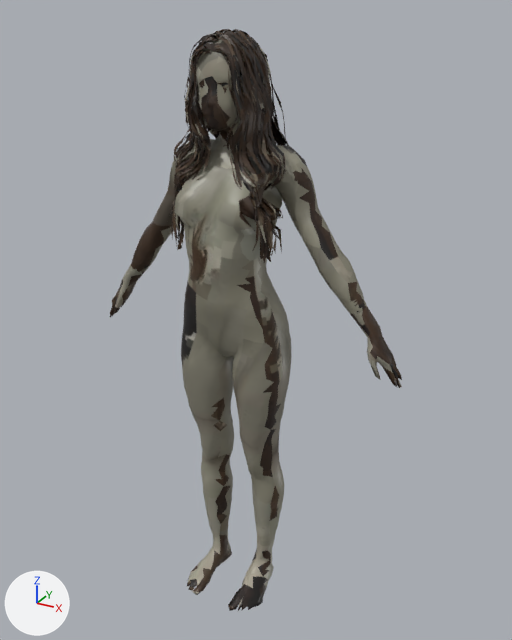
A saved change to the glTF model game/public/assets/models/zombie-body-pale-revenant-t25.glb.
Camera for both pictures: a camera (50 mm lens) standing at (0.925, -1.513, 1.705) and looking at (0.042, 0.091, 0.903). The axes (+X, +Y, +Z) are drawn at lower left. The lights are the same throughout. The first picture is the older version. Vertices at exactly the same position are counted once.

Objects in the first picture: 'ZombieBody'.
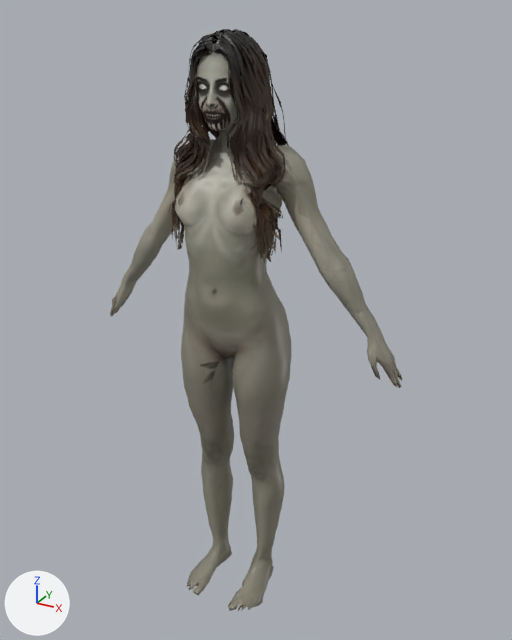
The edits, one by one:
me_zombiebody is used by ob_zombiebody; location (0.0, 0.0, 0.0).
me_zombiebody had 10231 vertices, 14954 faces and spanned x -0.47..0.48, y -0.11..0.18, z 0.0..1.66.
me_zombiebody now has 10245 vertices, 14956 faces and spans x -0.47..0.48, y -0.11..0.18, z 0.0..1.66.
me_zombiebody part 1: 344 vertices moved within x -0.45..0.46, y -0.11..0.17, z 0.01..1.66; 621 vertices removed from x -0.46..0.46, y -0.09..0.17, z 0.0..1.66; 635 vertices added at x -0.45..0.46, y -0.1..0.17, z 0.0..1.65.
me_zombiebody part 2: 10367 kept faces spanning x -0.47..0.48, y -0.11..0.18, z 0.0..1.66 get new texture (UV) coordinates.

Boxes [x1, y1, x2, y2] around the edits, measured in the pictures (512 x 640 px; the box of a moved part takes in the faces that stretch with it):
part 1 of me_zombiebody, moved or reshaped: before [111, 29, 402, 595]; after [112, 29, 402, 595]
part 2 of me_zombiebody, surface changed: [110, 29, 402, 611] in both
